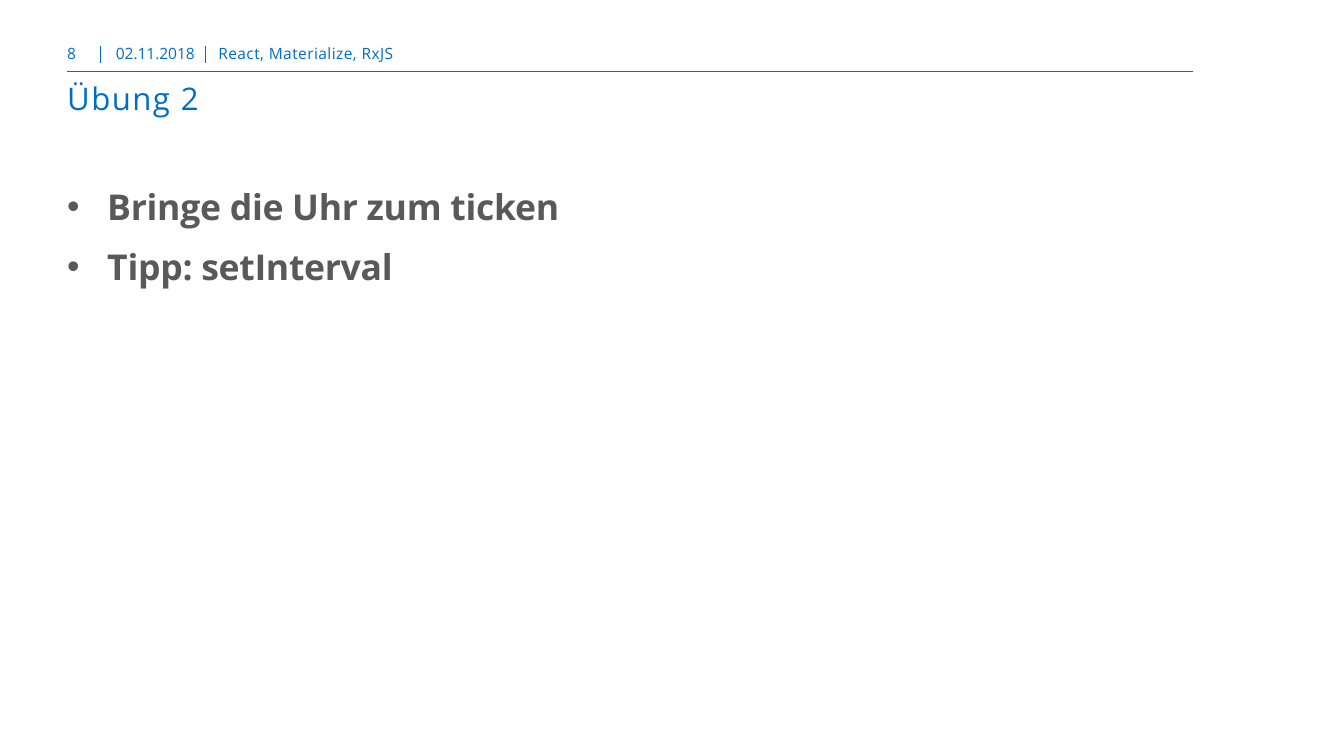
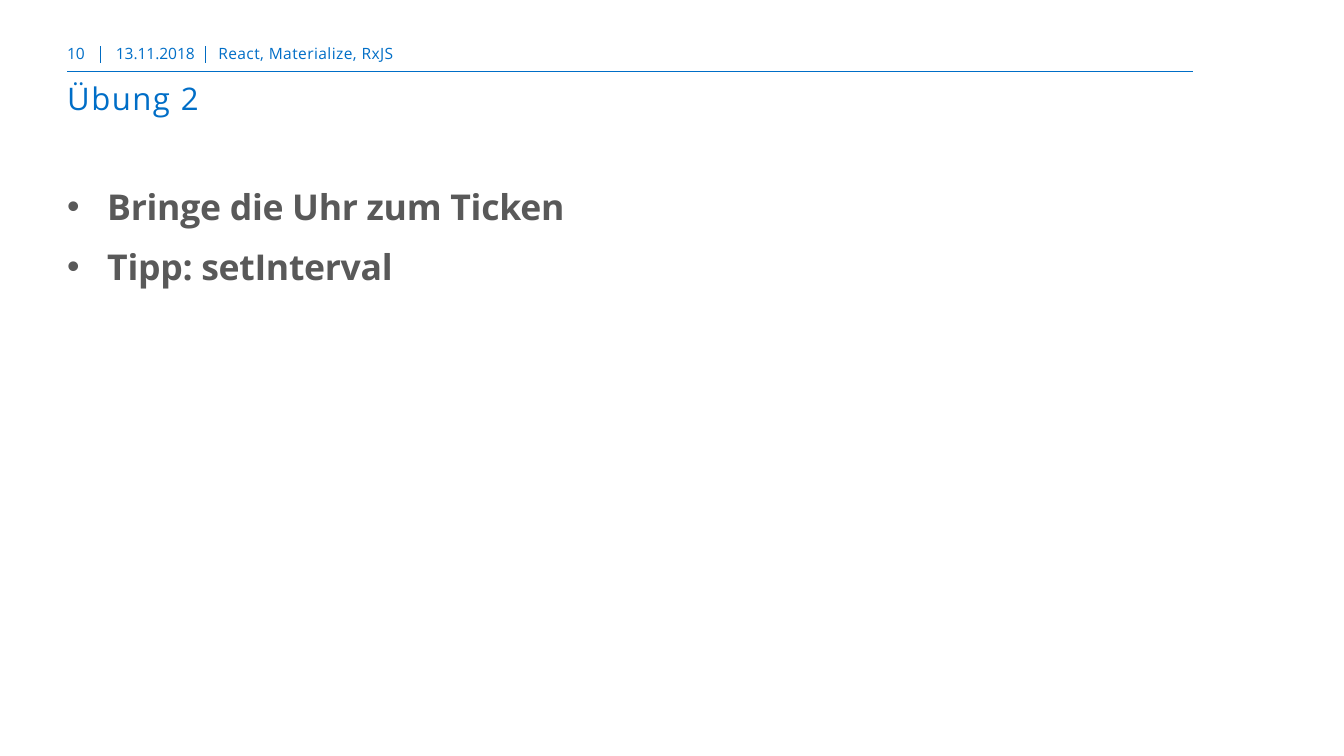
Before and after one commit to markusborer/ReactSample, a slide deck: slide 10 of React.pptx (slide 8 before the commit). Drawn at 1344x756 pixels with LibreOffice and Linux fonts; fonts in the diff are those of the drawing; background and template pictures are left out. Boxes give left, top, right and bottom in pixels: in the first picture for what was removed or moved away, otherwise in the second. Text is boxed around its words. In the diff, an @@ line names an element or a change of style, - is before the commit and + after.

```diff
--- a/React.pptx
+++ b/React.pptx
@@ page number at box(67, 47, 85, 59): text changed @@
-8
+10
@@ text at box(116, 47, 195, 59): text changed @@
-02.11.2018
+13.11.2018
@@ text at box(107, 193, 564, 229): text changed @@
-• Bringe die Uhr zum ticken
+• Bringe die Uhr zum Ticken
```
Also in this commit, not shown: 40 other slides changed, 3 slides added, 1 other file.
